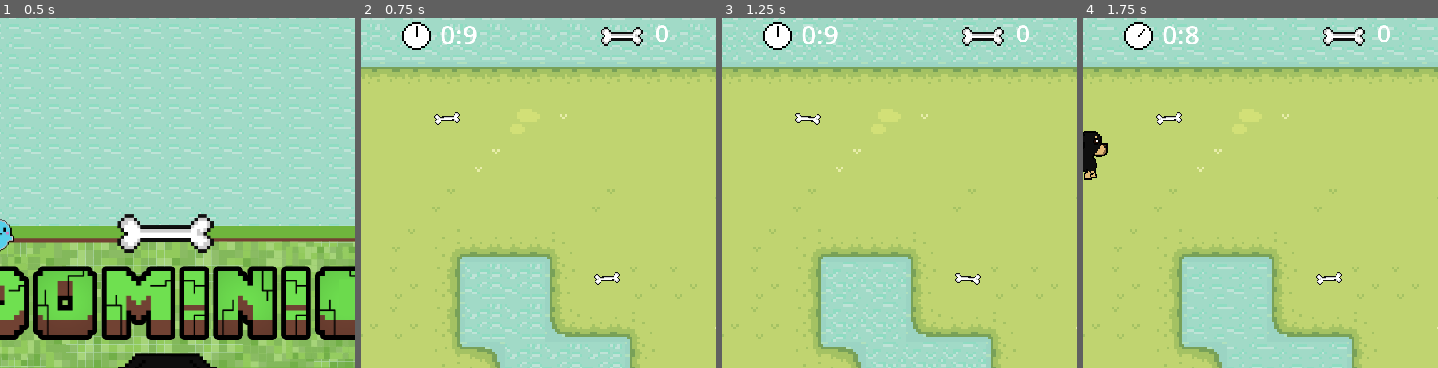
Above: before the commit, frames 1-4 (left to right).
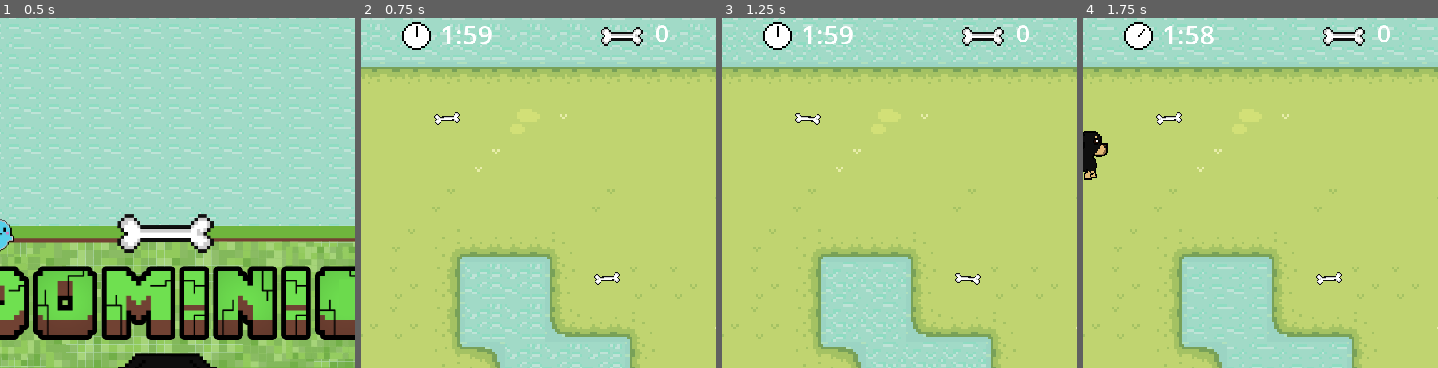
Above: after the commit, the same moments.

Repository: BeatrizPat/Dominic
Game: Godot game, scene res://level/opening_scene.tscn
The game is run twice, just before and just after one commit, with the same random seed, the same clock (stepped at 60 frames per second) and the same inputs.
Inputs (mouse positions are % of the whole screen's width and height, from its top left):
- Up to frame 1 (0.5 s): no input
- Up to frame 2 (0.75 s): click (49, 71) at 0.5 s
- Up to frame 3 (1.25 s): no input
- Up to frame 4 (1.75 s): hold D (right) from 1.28 s (still down)
The pictures show only the part of the screen within x 25-75%, y 2-52%; the shares and areas given below are measured in that part.

Frame 1 is identical in both runs. In frame 2, 0.3% of the frame differs, in the area x 22-37%, y 2-8%; in frame 3, 0.3%; in frame 4, 0.3%.

Commit message:
correcao colisao enemy com player

Diff:
--- a/enemy/enemy.tscn
+++ b/enemy/enemy.tscn
@@ -87,3 +87,4 @@
 [node name="RayCast2D" type="RayCast2D" parent="."]
 position = Vector2(0, 6)
 target_position = Vector2(0, 3)
+collision_mask = 3
--- a/enemy/enemy_movement.gd
+++ b/enemy/enemy_movement.gd
@@ -23,7 +23,16 @@
 		ray.target_position = dir[rand] * tile_size/2
 		ray.force_raycast_update()
 		if ray.is_colliding():
-			change_direction()
+
+			var regex = RegEx.new()
+			regex.compile("DogPlayer")
+			var result = regex.search(ray.get_collider().name)
+			print(ray.get_collider().name)
+			if result:
+
+				ray.get_collider().game_over()
+				game_over()
+			else: change_direction()
 		velocity = dir[rand] * tile_size
 		if rand == 2:
 			$AnimationPlayer.play("walk_back")
--- a/level/game_level.tscn
+++ b/level/game_level.tscn
@@ -380,7 +380,7 @@
 offset_bottom = 21.0
 
 [node name="Timer" type="Timer" parent="."]
-wait_time = 10.0
+wait_time = 120.0
 
 [connection signal="timeout" from="Timer" to="." method="_on_timer_timeout"]
 
